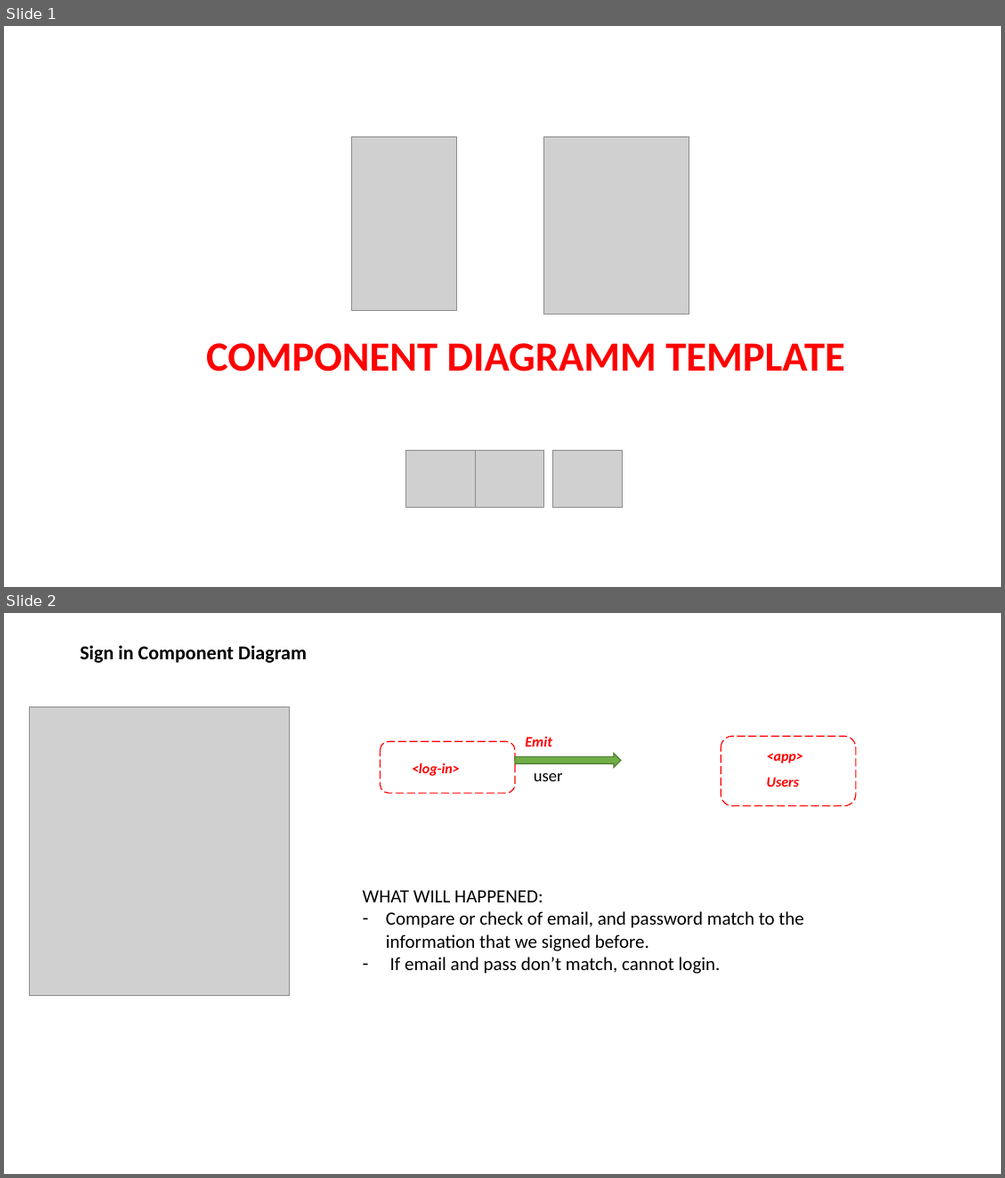
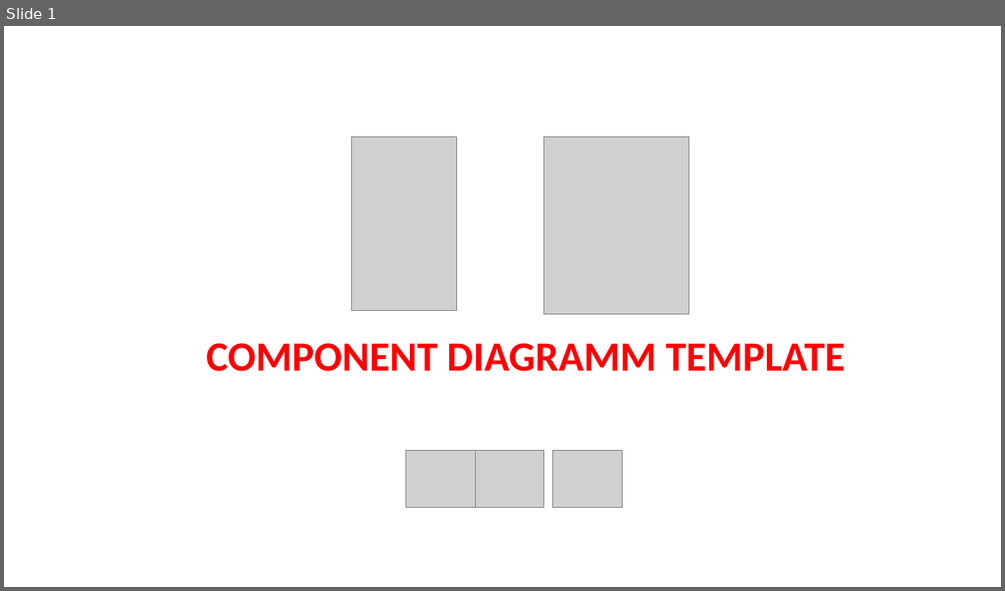
Before and after one commit to pnc-virtual-company/2021-G7-V2-PART1, a slide deck: docs/CD Menu.pptx. Shown one above the other, each under a label of ours: slides 1 and 2 before the commit, slide 1 after it. The pictures are 1005x1178 and 1005x591 pixels, drawn with LibreOffice and Linux fonts; fonts in the diff are those of the drawing; grey boxes stand for pictures. Boxes give left, top, right and bottom in pixels: in the first picture for what was removed or moved away, otherwise in the second. Text is boxed around its words. In the diff, an @@ line names an element or a change of style, - is before the commit and + after.

Commit message:
#13 CD Menu, #7 CD SignInSignUp

```diff
--- a/docs/CD Menu.pptx
+++ b/docs/CD Menu.pptx
@@ slide 2 removed at (4,613,1001,1174), background #FFFFFF @@
@@ text removed at (80,645,307,663) @@
-Sign in Component Diagram
@@ picture removed at (30,706,290,995) @@
@@ rounded rectangle removed at (380,742,515,793) @@
@@ text removed at (525,736,552,747) @@
-Emit
@@ rounded rectangle removed at (721,737,856,806) @@
@@ text removed at (412,763,460,776) @@
-<log-in>
@@ down arrow removed at (516,753,621,767) @@
@@ text removed at (767,753,803,763) @@
-<app>
@@ text removed at (534,773,563,781) @@
-user
@@ text removed at (767,777,799,787) @@
-Users
@@ text removed at (363,890,803,973) @@
-WHAT WILL HAPPENED:
-– Compare or check of email, and password match to the information that we signed before.
-– If email and pass don’t match, cannot login.
```
Also in this commit, not shown: 1 slide added, 1 other slide removed.
